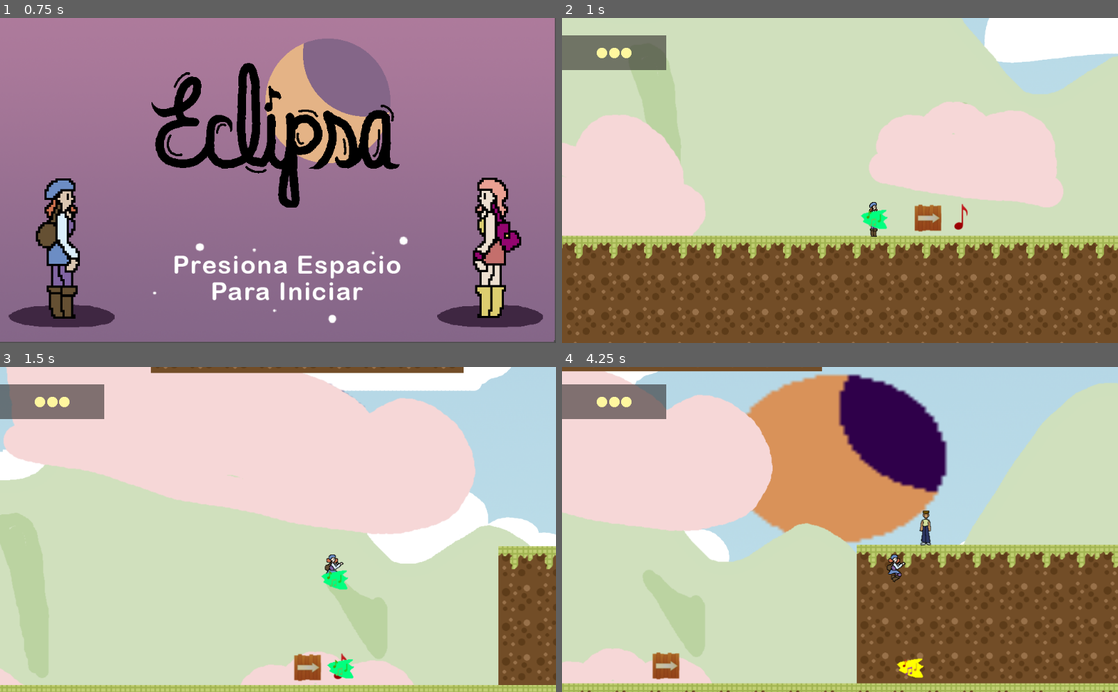
Above: before the commit, frames 1-4 (two rows, left to right).
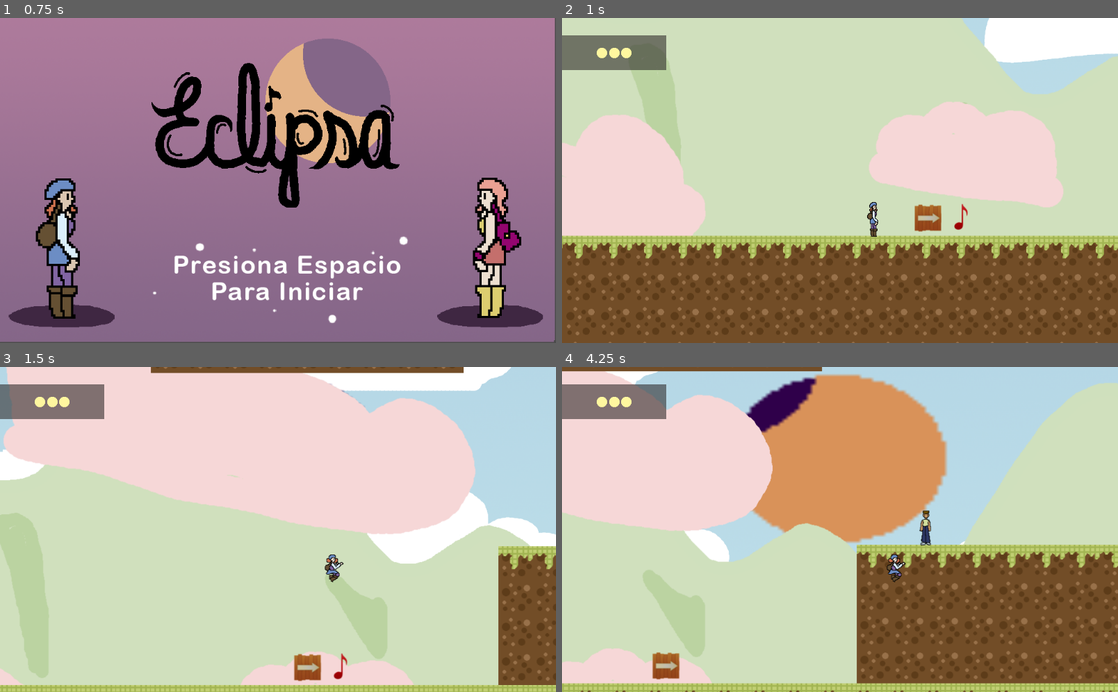
Above: after the commit, the same moments.

Repository: elros88/eclipta
Game: Godot game, scene res://levels/title.tscn
Same seed, same stepped clock (60 frames per second), same inputs: the game is played once before the commit and once after it.
Inputs:
- Up to frame 1 (0.75 s): hold Right (right) from 0.53 s (still down); tap Tab (attack) at 0.6 s
- Up to frame 2 (1 s): keep holding Right (right); tap Space (jump) at 0.77 s; tap Z (green) at 0.8 s
- Up to frame 3 (1.5 s): keep holding Right (right); tap Space (jump) at 1.07 s; tap Z (green) at 1.35 s
- Up to frame 4 (4.25 s): tap Space (jump) at 1.52, 1.82, 3.02, 3.05, 3.32 s; tap X (red) at 1.55, 2.1, 2.75 s; release Right (right) at 2.03 s; hold Left (left) 2.03-2.78 s; tap C (yellow) at 2.3, 2.85 s; hold Right (right) from 2.78 s (still down); hold Space (jump) from 3.53 s (still down); tap Tab (attack) at 3.8 s

Frame 1 is identical in both runs. In frame 2, 0.2% of the frame differs, in the area x 53-59%, y 58-65%; in frame 3, 0.4%; in frame 4, 6.2%, in the area x 33-70%, y 2-96%.

Commit message:
prota obtiene los power up

Diff:
--- a/character/eclipta.gd
+++ b/character/eclipta.gd
@@ -11,6 +11,9 @@
 const RED = preload("res://character/red-attack.tscn")
 const GREEN = preload("res://character/green-attack.tscn")
 
+var yellowattack = false
+var redattack = false
+var greenattack = false
 
 export var life = 3
 var saved_friends = 0
@@ -51,7 +54,7 @@
 	if Input.is_action_pressed("jump") and is_on_floor():
 		velocity.y = JUMP
 
-	if Input.is_action_just_pressed("yellow"):
+	if Input.is_action_just_pressed("yellow") and yellowattack:
 		var yellow = YELLOW.instance()
 		if sign($Position2D.position.x) == -1:
 			yellow.set_attack_direction(-1)
@@ -59,12 +62,13 @@
 			yellow.set_attack_direction(1)
 		get_parent().add_child(yellow)
 		yellow.position = $Position2D.global_position
+
 		if not eclipse:
 			$AnimatedSprite.play("attack")
 		else:
 			$AnimatedSprite.play("attack-night")
 
-	if Input.is_action_just_pressed("green"):
+	if Input.is_action_just_pressed("green") and greenattack:
 		var green = GREEN.instance()
 		if sign($Position2D.position.x) == -1:
 			green.set_attack_direction(-1)
@@ -77,7 +81,7 @@
 		else:
 			$AnimatedSprite.play("attack-night")
 
-	if Input.is_action_just_pressed("red"):
+	if Input.is_action_just_pressed("red") and redattack:
 		var red = RED.instance()
 		if sign($Position2D.position.x) == -1:
 			red.set_attack_direction(-1)
--- a/levels/level-1.gd
+++ b/levels/level-1.gd
@@ -95,11 +95,13 @@
 
 func _on_Red_red_collected():
 	$Messages/redattack.visible = true
+	$Player.redattack = true
 
 
 func _on_Yellow_yellow_collected():
 	$Messages/yellowattack.visible = true
-
+	$Player.yellowattack = true
 
 func _on_Green_green_collected():
 	$Messages/greenattack.visible = true
+	$Player.greenattack = true
--- a/levels/level-1.tscn
+++ b/levels/level-1.tscn
@@ -169,7 +169,7 @@
 scale = Vector2( 7.5, 5.8125 )
 frames = SubResource( 29 )
 animation = "sun"
-frame = 5
+frame = 6
 playing = true
 
 [node name="Mountains" type="ParallaxLayer" parent="ParallaxBackground"]
